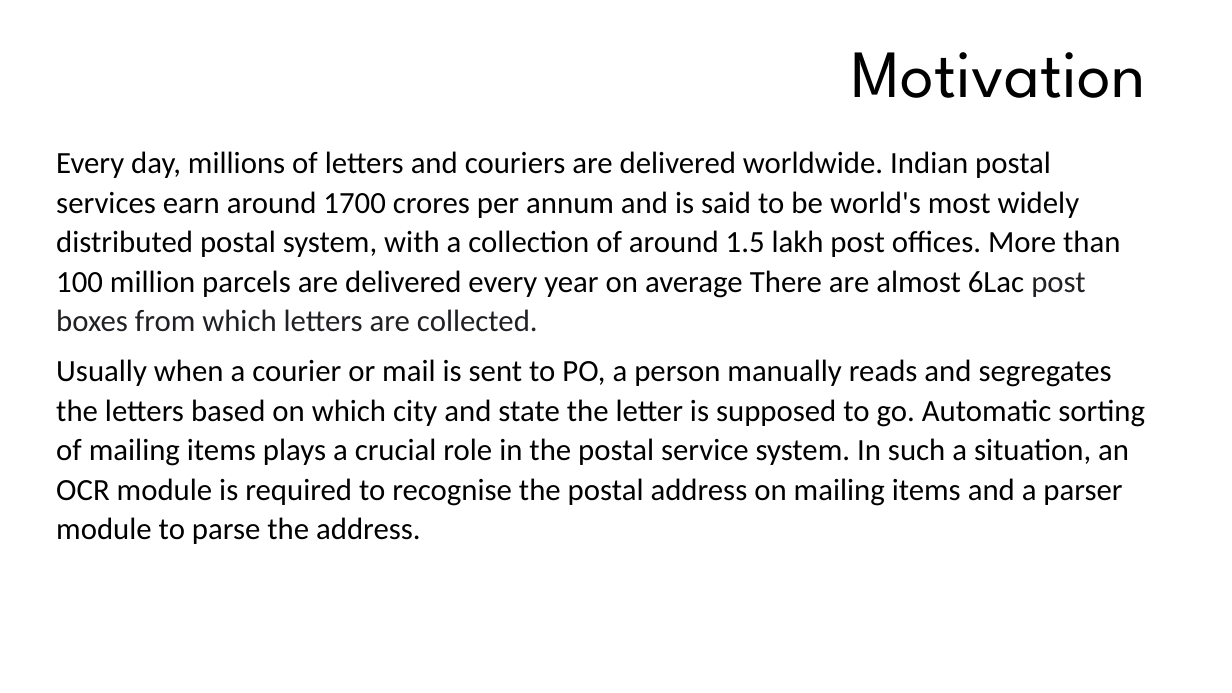
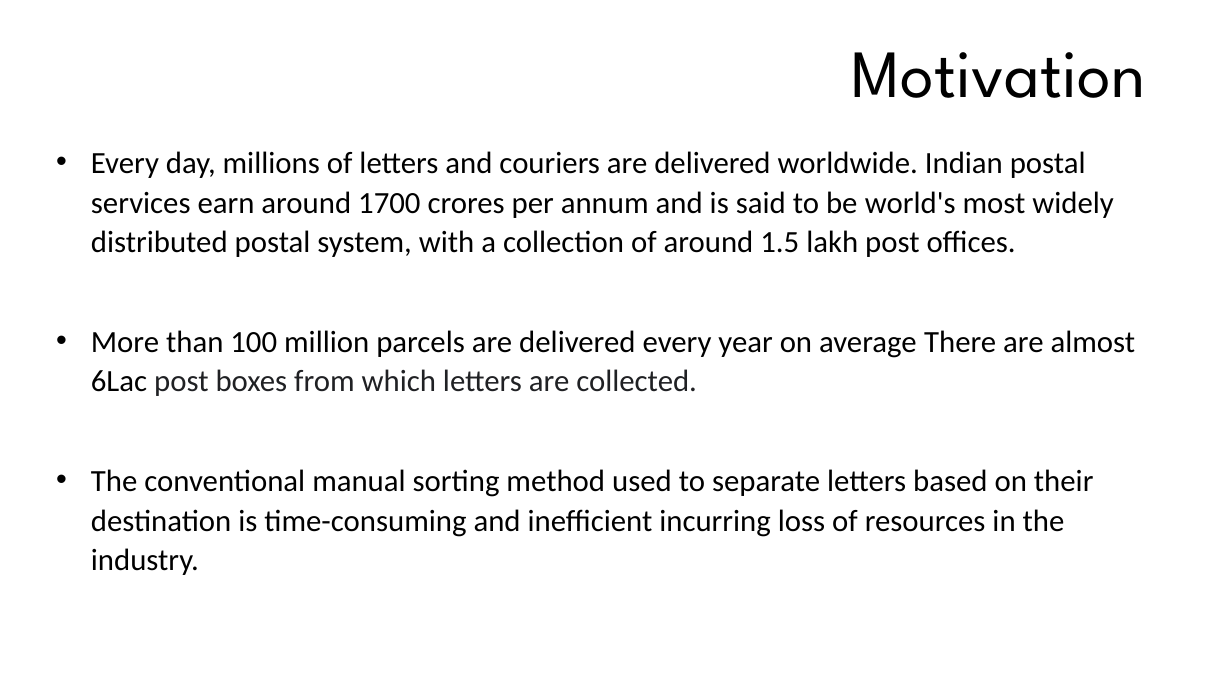
Before and after one commit to Surya-kiran-paluru/Indian-Postal-Automation, a slide deck: slide 6 of docs/Review 2.pptm (slide 5 before the commit). Drawn at 1232x693 pixels with LibreOffice and Linux fonts; fonts in the diff are those of the drawing; background and template pictures are left out. Boxes give left, top, right and bottom in pixels: in the first picture for what was removed or moved away, otherwise in the second. Text is boxed around its words. In the diff, an @@ line names an element or a change of style, - is before the commit and + after.

```diff
--- a/docs/Review 2.pptm
+++ b/docs/Review 2.pptm
@@ text at [91, 151, 1136, 575]: text changed @@
-Every day, millions of letters and couriers are delivered worldwide. Indian postal services earn around 1700 crores per annum and is said to be world's most widely distributed postal system, with a collection of around 1.5 lakh post offices. More than 100 million parcels are delivered every year on average There are almost 6Lac post boxes from which letters are collected.
-Usually when a courier or mail is sent to PO, a person manually reads and segregates the letters based on which city and state the letter is supposed to go. Automatic sorting of mailing items plays a crucial role in the postal service system. In such a situation, an OCR module is required to recognise the postal address on mailing items and a parser module to parse the address.
+• Every day, millions of letters and couriers are delivered worldwide. Indian postal services earn around 1700 crores per annum and is said to be world's most widely distributed postal system, with a collection of around 1.5 lakh post offices.
+• More than 100 million parcels are delivered every year on average There are almost 6Lac post boxes from which letters are collected.
+• The conventional manual sorting method used to separate letters based on their destination is time-consuming and inefficient incurring loss of resources in the industry.
```
Also in this commit, not shown: 10 other slides changed, 1 slide added, 15 other files.
